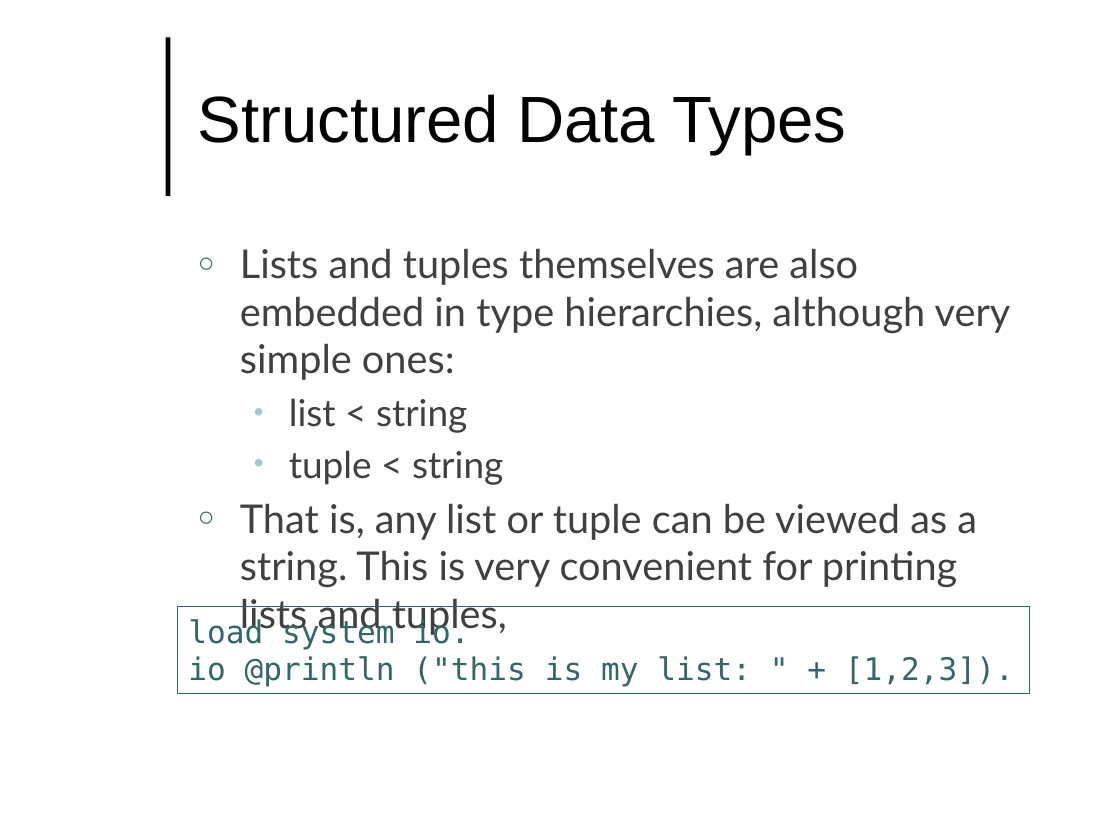
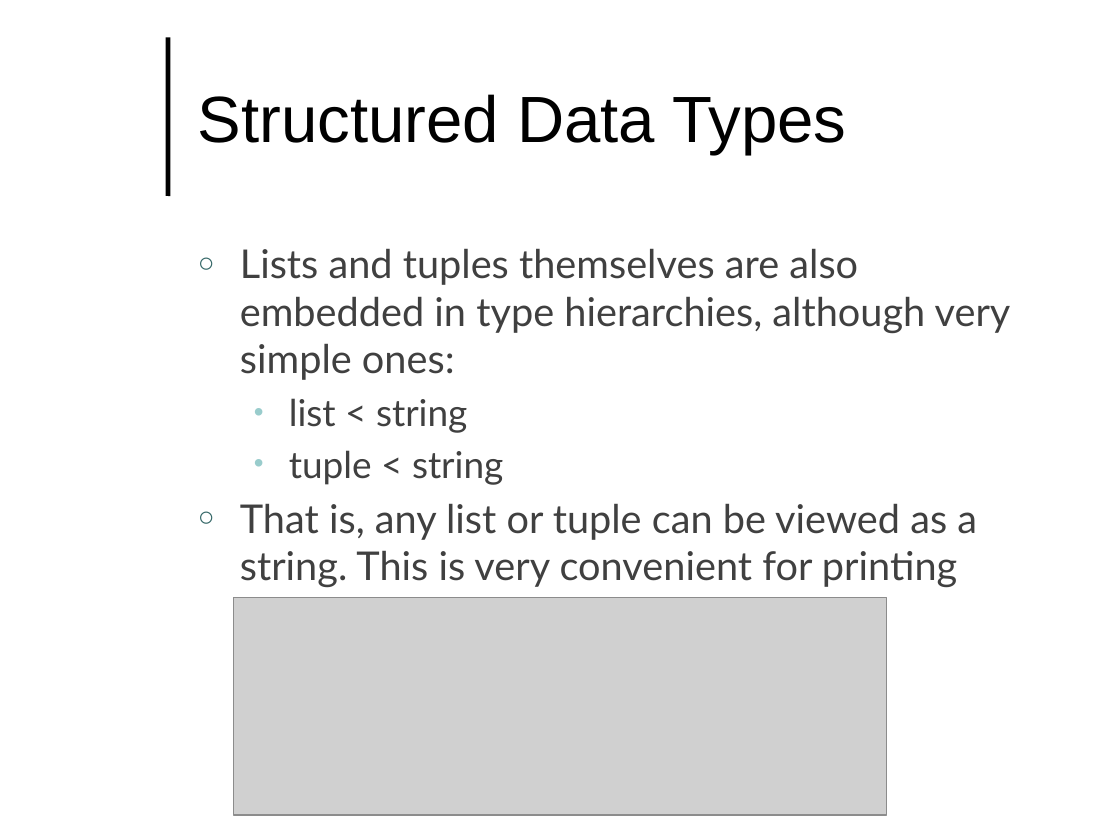
Before and after one commit to lutzhamel/CSC493, a slide deck: slide 24 of notes/csc493-ln002.pptx (slide 7 before the commit). Drawn at 1120x840 pixels with LibreOffice and Linux fonts; fonts in the diff are those of the drawing; grey boxes stand for pictures; background and template pictures are left out. Boxes give left, top, right and bottom in pixels: in the first picture for what was removed or moved away, otherwise in the second. Text is boxed around its words. In the diff, an @@ line names an element or a change of style, - is before the commit and + after.

```diff
--- a/notes/csc493-ln002.pptx
+++ b/notes/csc493-ln002.pptx
@@ picture added at (233, 597, 886, 814) @@
@@ rectangle removed at (177, 607, 1029, 693) @@
-load system io.
-io @println ("this is my list: " + [1,2,3]).
```
Also in this commit, not shown: 3 other slides changed, 18 slides added, 1 slide removed, 15 other files.
